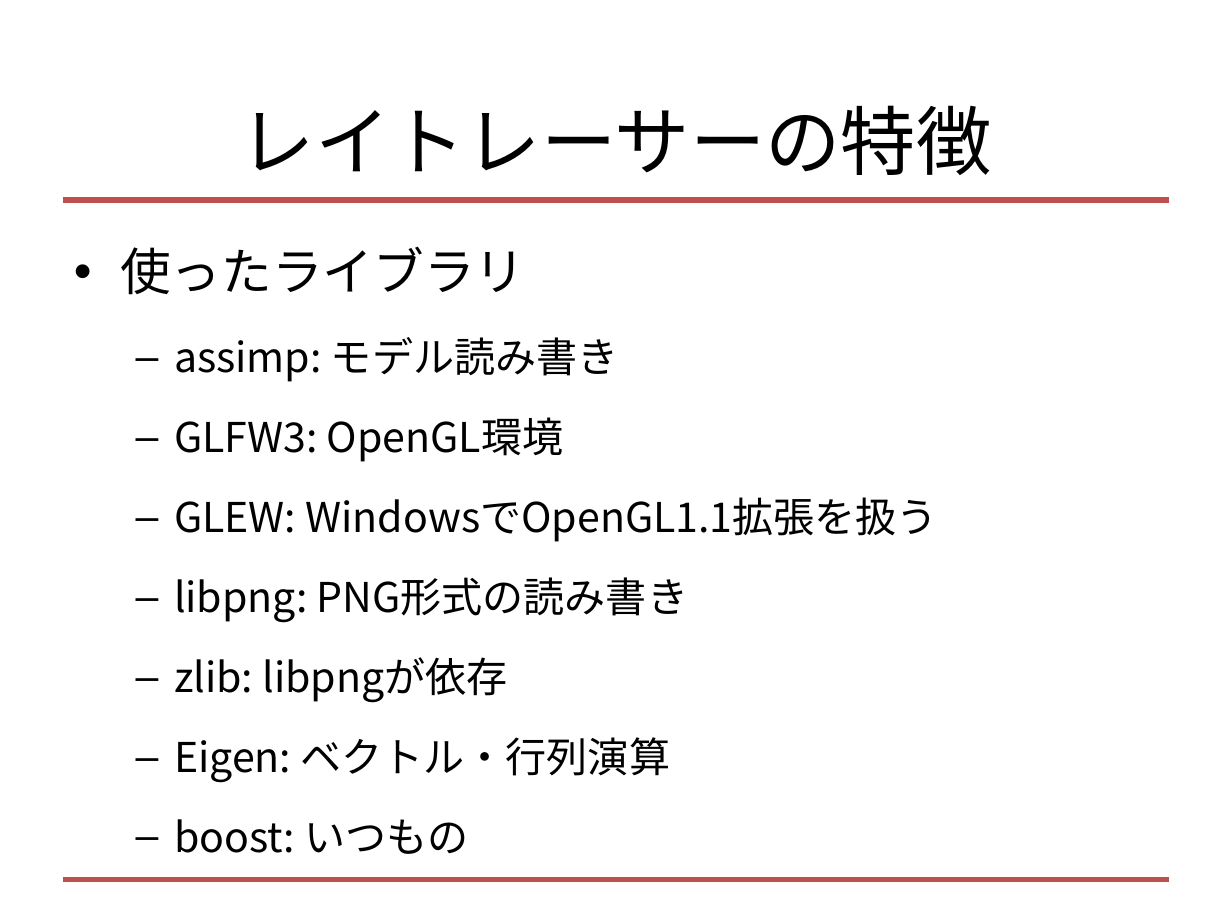
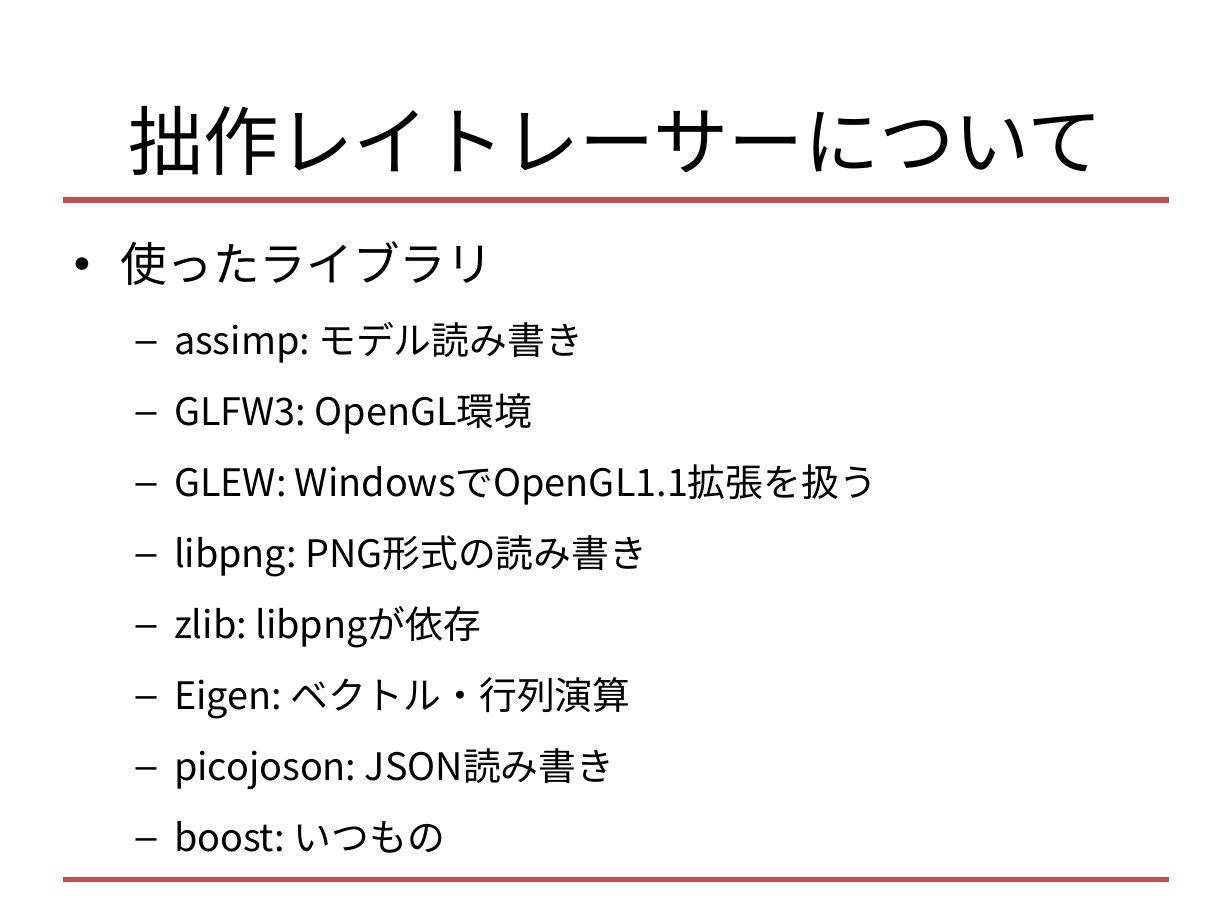
Before and after one commit to tek-nishi/SecondRayTrace, a slide deck: slide 18 of レイトレ合宿3!!!.pptx. Drawn at 1232x924 pixels with LibreOffice and Linux fonts; fonts in the diff are those of the drawing. Boxes give left, top, right and bottom in pixels: in the first picture for what was removed or moved away, otherwise in the second. Text is boxed around its words. In the diff, an @@ line names an element or a change of style, - is before the commit and + after.

```diff
--- a/レイトレ合宿3!!!.pptx
+++ b/レイトレ合宿3!!!.pptx
@@ title at box(128, 105, 1103, 175): text changed @@
-レイトレーサーの特徴
+拙作レイトレーサーについて
@@ text at box(120, 241, 877, 853): size 29.6 to 27.2 pt in "使ったライブラリ"; size 24.1 to 22.1 pt in "assimp: モデル読み書き", "GLFW3: OpenGL環境", "GLEW: WindowsでOpenGL1.1拡張を扱う", "libpng: PNG形式の読み書き" and 3 more places; line spacing 1.1 to 1 @@
@@ text at box(174, 748, 614, 789): paragraph added @@
+  – picojoson: JSON読み書き
```
Also in this commit, not shown: 9 other slides changed.
